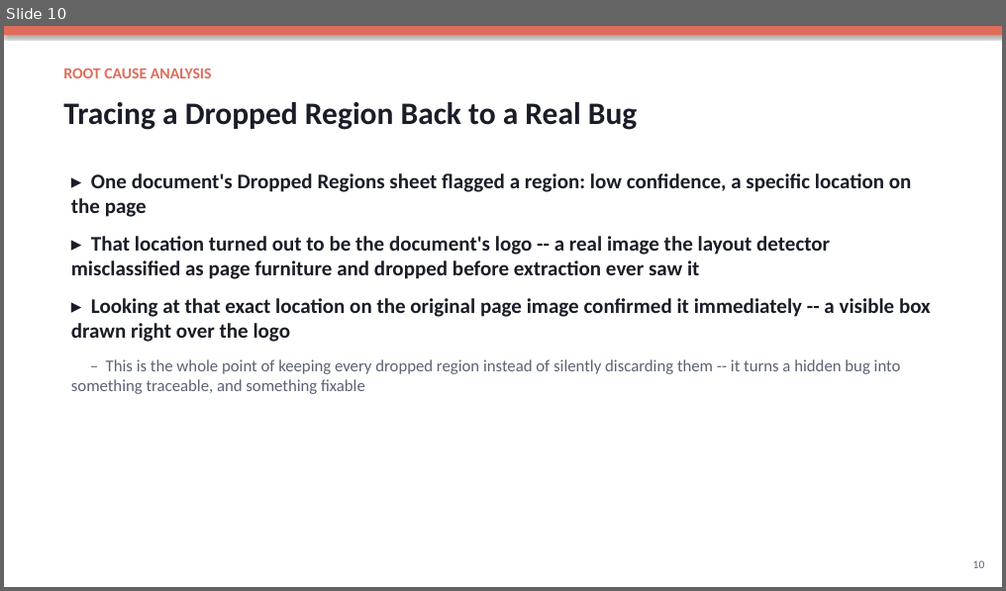
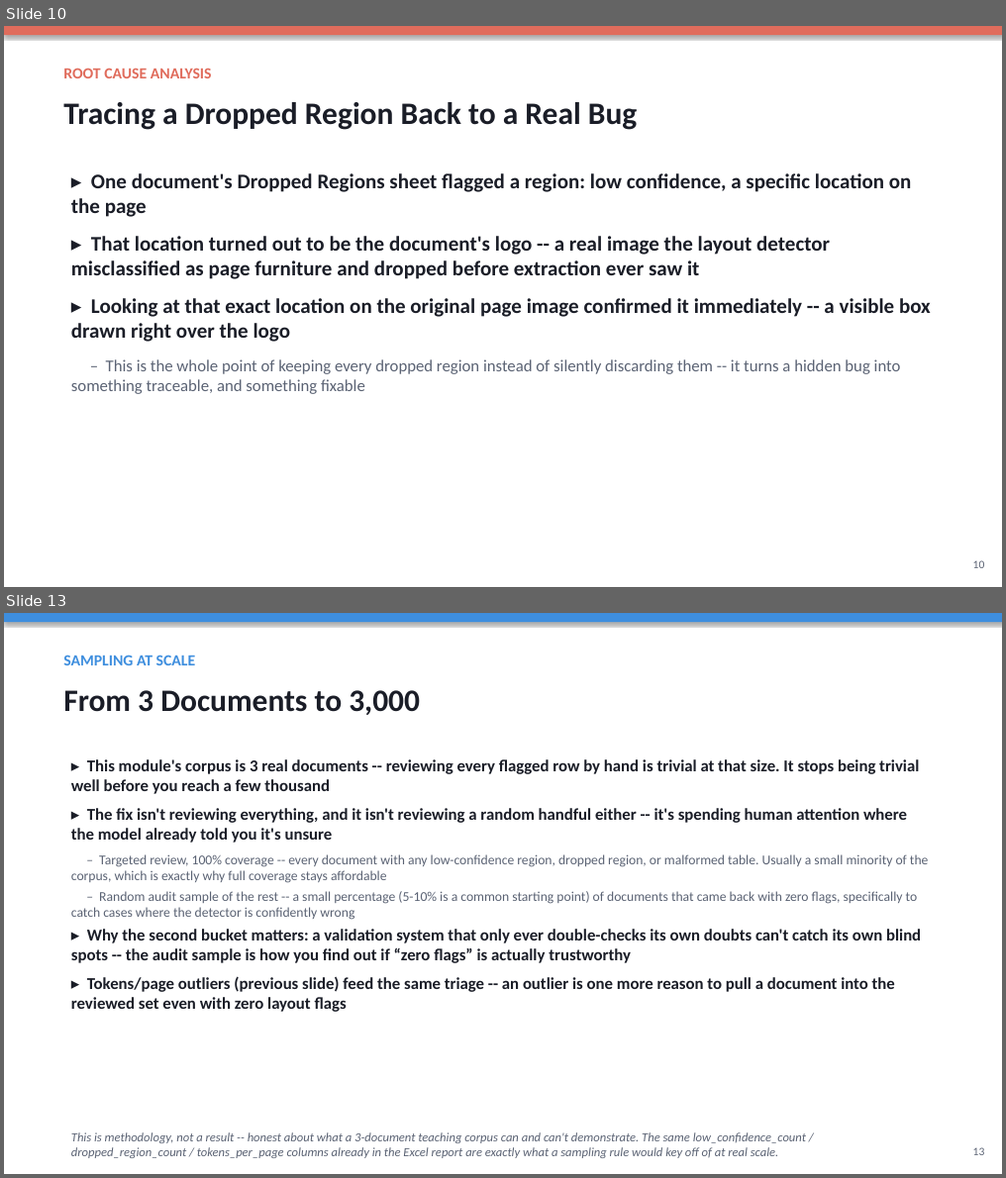
Before and after one commit to HITTESH2003/TRAINING, a slide deck: 2. ANALYSIS/Analysis_Module_Overview.pptx. Shown one above the other, each under a label of ours: slide 10 before the commit, slides 10 and 13 after it; the slides between them are not shown. The pictures are 1006x591 and 1006x1178 pixels, drawn with LibreOffice and Linux fonts; fonts in the diff are those of the drawing. Boxes give left, top, right and bottom in pixels: in the first picture for what was removed or moved away, otherwise in the second. Text is boxed around its words. In the diff, an @@ line names an element or a change of style, - is before the commit and + after.

```diff
--- a/2. ANALYSIS/Analysis_Module_Overview.pptx
+++ b/2. ANALYSIS/Analysis_Module_Overview.pptx
@@ slide 13 added at (x1=4, y1=613, x2=1002, y2=1174), background #FFFFFF @@
@@ rectangle added at (x1=4, y1=613, x2=1002, y2=622), fill #3E8EDE @@
@@ text added at (x1=63, y1=655, x2=196, y2=665), 15 pt, text #3E8EDE, bold @@
+SAMPLING AT SCALE
@@ text added at (x1=63, y1=690, x2=420, y2=715), 30 pt, text #1A1D27, bold @@
+From 3 Documents to 3,000
@@ text added at (x1=71, y1=760, x2=929, y2=1012), 16 pt, text #1A1D27, bold @@
+▸ This module's corpus is 3 real documents -- reviewing every flagged row by hand is trivial at that size. It stops being trivial well before you reach a few thousand
+▸ The fix isn't reviewing everything, and it isn't reviewing a random handful either -- it's spending human attention where the model already told you it's unsure
+– Targeted review, 100% coverage -- every document with any low-confidence region, dropped region, or malformed table. Usually a small minority of the corpus, which is exactly why full coverage stays affordable
+– Random audit sample of the rest -- a small percentage (5-10% is a common starting point) of documents that came back with zero flags, specifically to catch cases where the detector is confidently wrong
+▸ Why the second bucket matters: a validation system that only ever double-checks its own doubts can't catch its own blind spots -- the audit sample is how you find out if “zero flags” is actually trustworthy
+▸ Tokens/page outliers (previous slide) feed the same triage -- an outlier is one more reason to pull a document into the reviewed set even with zero layout flags
@@ text added at (x1=71, y1=1133, x2=806, y2=1158), 12 pt, text #5B6374, italic @@
+This is methodology, not a result -- honest about what a 3-document teaching corpus can and can't demonstrate. The same low_confidence_count / dropped_region_count / tokens_per_page columns already in the Excel report are exactly what a sampling rule would key off of at real scale.
@@ text added at (x1=973, y1=1148, x2=985, y2=1156), 11 pt, text #5B6374 @@
+13
```
Also in this commit, not shown: 4 slides changed, 1 other slide added, 2 other files.
